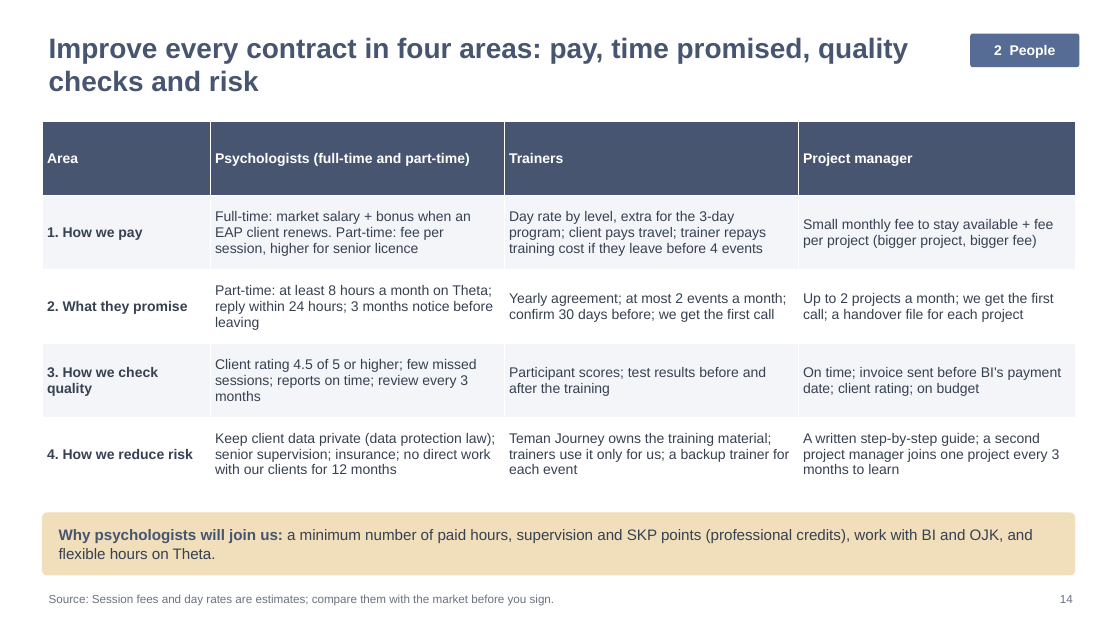
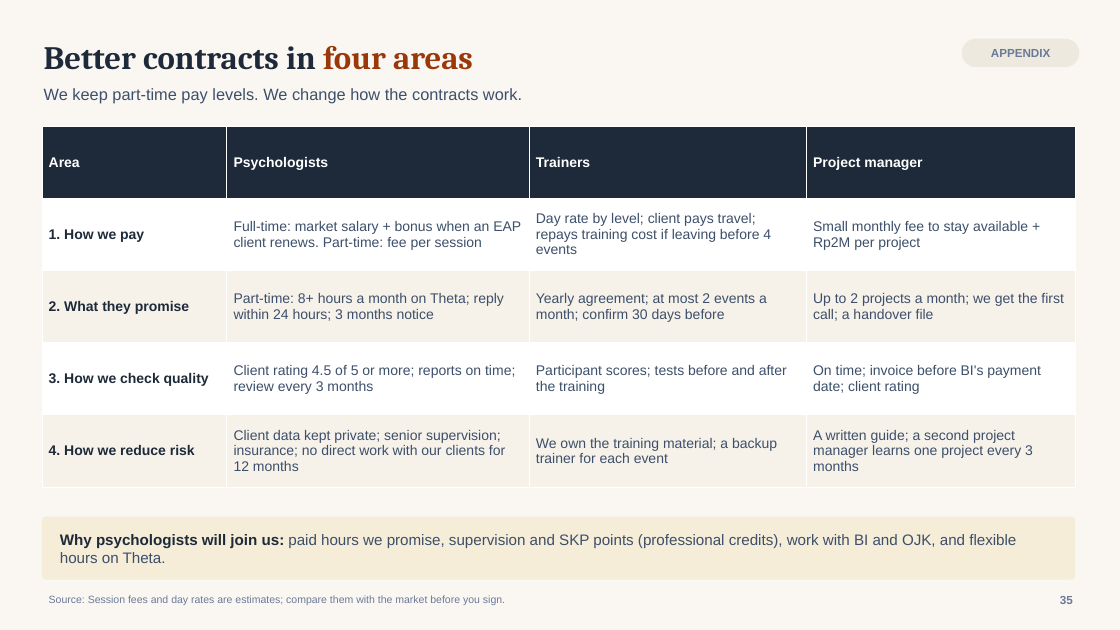
Before and after one commit to galihnxs/financial-estimations, a slide deck: slide 35 of TemanJourney_Growth_Recommendation.pptx (slide 14 before the commit). Drawn at 1120x630 pixels with LibreOffice and Linux fonts; fonts in the diff are those of the drawing. Boxes give left, top, right and bottom in pixels: in the first picture for what was removed or moved away, otherwise in the second. Text is boxed around its words. In the diff, an @@ line names an element or a change of style, - is before the commit and + after.

```diff
--- a/TemanJourney_Growth_Recommendation.pptx
+++ b/TemanJourney_Growth_Recommendation.pptx
@@ background #FFFFFF to #FAF7F2 @@
@@ text "Better contracts in four areas" at (44,46,473,70): vertical alignment top to middle @@
@@ text at (44,46,473,70): text changed; size 24 to 28 pt; font Arial to Cambria; text colour #475571 to #1E2A3A @@
-Improve every contract in four areas: pay, time promised, quality checks and risk
+Better contracts in four areas
@@ rounded rectangle added at (962,39,1080,67), fill #EEE9DF, 10 pt, text #6B7A99, bold @@
+APPENDIX
@@ rounded rectangle removed at (970,34,1080,67) @@
-2 People
@@ text added at (44,88,522,104), 14 pt, text #3D4F6A @@
+We keep part-time pay levels. We change how the contracts work.
@@ table at (42,126,1075,487) @@
-row 1, column 2: Psychologists (full-time and part-time)
+row 1, column 2: Psychologists
-row 2: 1. How we pay | Full-time: market salary + bonus when an EAP client renews. Part-time: fee per session, higher for senior licence | Day rate by level, extra for the 3-day program; client pays travel; trainer repays training cost if they leave before 4 events | Small monthly fee to stay available + fee per project (bigger project, bigger fee)
+row 2: 1. How we pay | Full-time: market salary + bonus when an EAP client renews. Part-time: fee per session | Day rate by level; client pays travel; repays training cost if leaving before 4 events | Small monthly fee to stay available + Rp2M per project
-row 3: 2. What they promise | Part-time: at least 8 hours a month on Theta; reply within 24 hours; 3 months notice before leaving | Yearly agreement; at most 2 events a month; confirm 30 days before; we get the first call | Up to 2 projects a month; we get the first call; a handover file for each project
+row 3: 2. What they promise | Part-time: 8+ hours a month on Theta; reply within 24 hours; 3 months notice | Yearly agreement; at most 2 events a month; confirm 30 days before | Up to 2 projects a month; we get the first call; a handover file
-row 4: 3. How we check quality | Client rating 4.5 of 5 or higher; few missed sessions; reports on time; review every 3 months | Participant scores; test results before and after the training | On time; invoice sent before BI's payment date; client rating; on budget
+row 4: 3. How we check quality | Client rating 4.5 of 5 or more; reports on time; review every 3 months | Participant scores; tests before and after the training | On time; invoice before BI's payment date; client rating
-row 5: 4. How we reduce risk | Keep client data private (data protection law); senior supervision; insurance; no direct work with our clients for 12 months | Teman Journey owns the training material; trainers use it only for us; a backup trainer for each event | A written step-by-step guide; a second project manager joins one project every 3 months to learn
+row 5: 4. How we reduce risk | Client data kept private; senior supervision; insurance; no direct work with our clients for 12 months | We own the training material; a backup trainer for each event | A written guide; a second project manager learns one project every 3 months
@@ fill #475571 to #1E2A3A in row 1 @@
@@ fill #F3F5F9 to #FFFFFF in 8 cells @@
@@ fill #FFFFFF to #F6F2EA in 8 cells @@
@@ text colour #374151 to #1E2A3A in "1. How we pay", "2. What they promise", "3. How we check quality", "4. How we reduce risk" @@
@@ table: place and size @@
-table at (42,122,1075,492)
+table at (42,126,1075,487)
@@ rounded rectangle "Why psychologists will join us: ...": place and size @@
-rounded rectangle "Why psychologists will join us: ..." at (42,513,1075,576)
+rounded rectangle "Why psychologists will join us: ..." at (42,517,1075,580)
@@ rounded rectangle "Why psychologists will join us: ..." at (42,517,1075,580): fill #F1DEBB to #F5EDD8; proportions changed @@
@@ text in rounded rectangle at (60,534,1016,563): text changed; text colour #374151 to #3D4F6A @@
-Why psychologists will join us: a minimum number of paid hours, supervision and SKP points (professional credits), work with BI and OJK, and flexible hours on Theta.
+Why psychologists will join us: paid hours we promise, supervision and SKP points (professional credits), work with BI and OJK, and flexible hours on Theta.
@@ text "Source: Session fees and day ..." at (49,595,505,605): size 10 to 9 pt, text colour #6B7280 to #6B7A99 @@
@@ text at (1060,596,1073,604): text changed; text colour #6B7280 to #6B7A99; bold on @@
-14
+35
```
Also in this commit, not shown: 13 other slides changed, 26 slides added, 11 slides removed, 9 other files.
